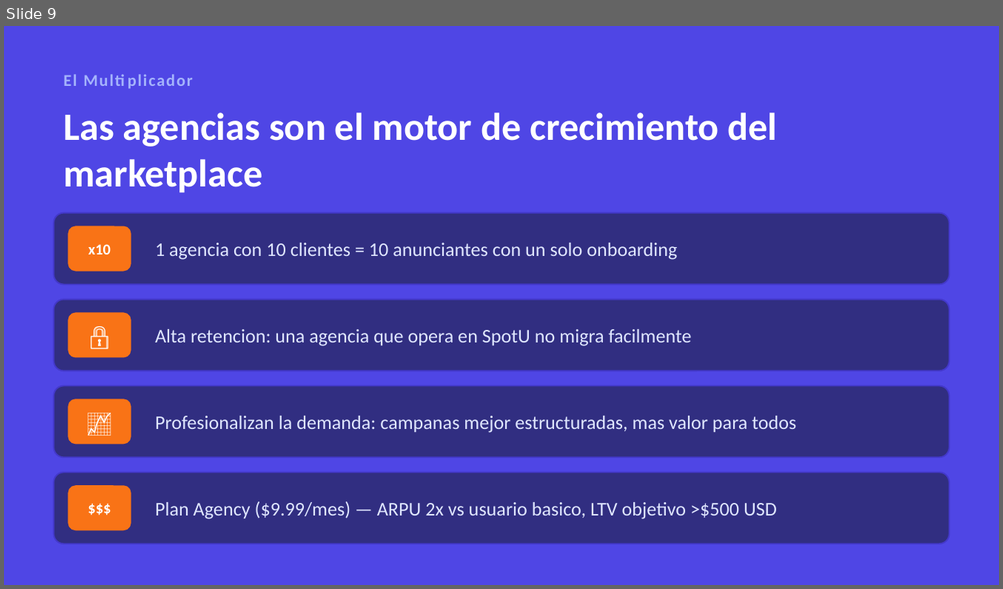
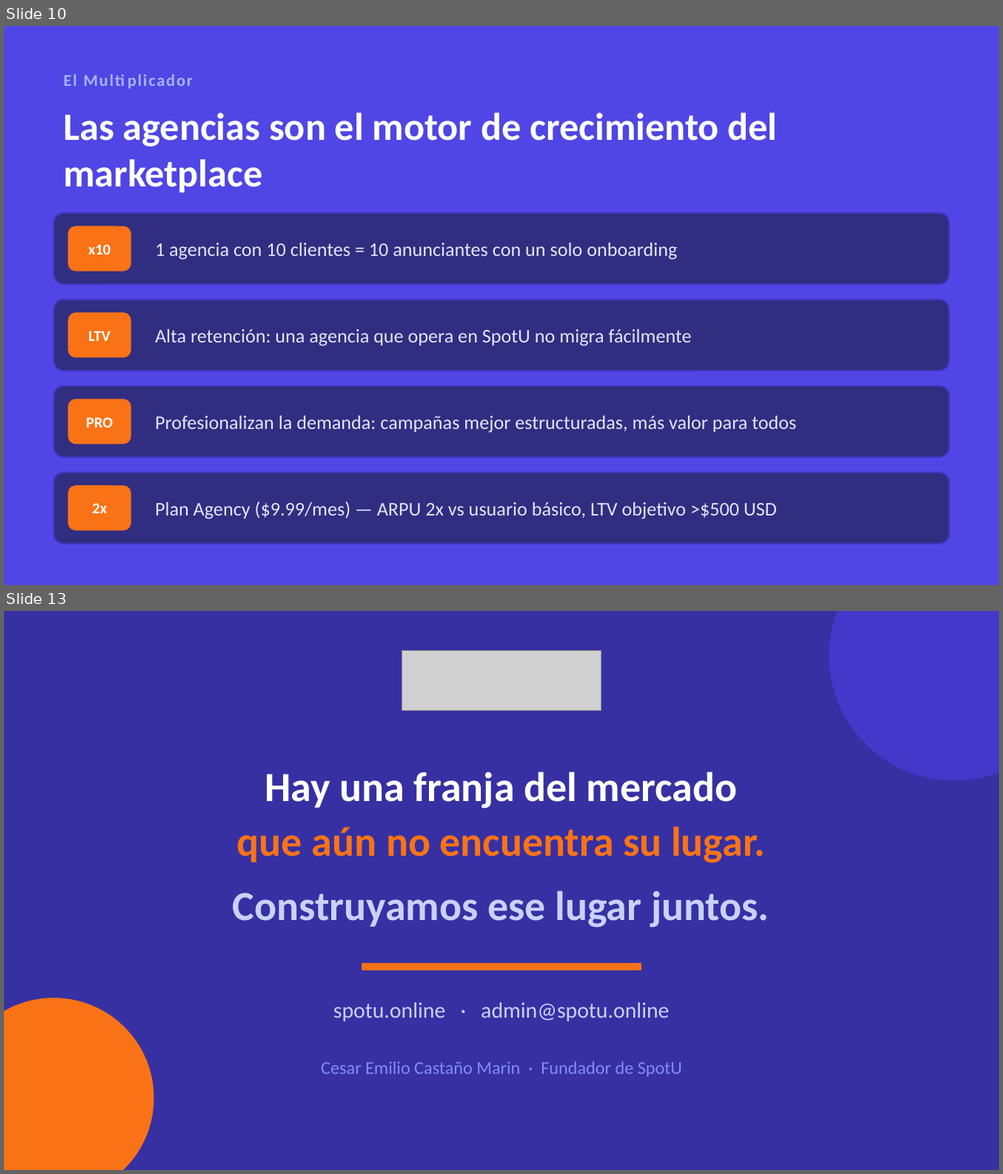
Before and after one commit to SpotU-online-org/spotu-webapp, a slide deck: docs/SpotU_Presentacion.pptx. Shown one above the other, each under a label of ours: slide 9 before the commit, slides 10 and 13 after it; the slides between them are not shown. The pictures are 1003x589 and 1003x1174 pixels, drawn with LibreOffice and Linux fonts; fonts in the diff are those of the drawing; grey boxes stand for pictures. Boxes give left, top, right and bottom in pixels: in the first picture for what was removed or moved away, otherwise in the second. Text is boxed around its words. In the diff, an @@ line names an element or a change of style, - is before the commit and + after.

```diff
--- a/docs/SpotU_Presentacion.pptx
+++ b/docs/SpotU_Presentacion.pptx
@@ slide 13 added at (x1=4, y1=611, x2=999, y2=1170), background #3730A3 @@
@@ ellipse added at (x1=830, y1=611, x2=999, y2=780), fill #4338CA, outline #4338CA 1 pt @@
@@ picture added at (x1=402, y1=651, x2=600, y2=710) @@
@@ text added at (x1=265, y1=772, x2=737, y2=809), 30 pt, text #FFFFFF, bold @@
+Hay una franja del mercado
@@ text added at (x1=237, y1=826, x2=765, y2=863), 30 pt, text #F97316, bold @@
+que aún no encuentra su lugar.
@@ text added at (x1=233, y1=891, x2=769, y2=928), 30 pt, text #C7D2FE, bold @@
+Construyamos ese lugar juntos.
@@ rectangle added at (x1=362, y1=964, x2=640, y2=970), fill #F97316, outline #F97316 1 pt @@
@@ ellipse added at (x1=4, y1=999, x2=153, y2=1170), fill #F97316, outline #F97316 1 pt @@
@@ text added at (x1=333, y1=1002, x2=669, y2=1022), 16 pt, text #C7D2FE @@
+spotu.online · admin@spotu.online
@@ text added at (x1=321, y1=1062, x2=682, y2=1077), 13 pt, text #818CF8 @@
+Cesar Emilio Castaño Marin · Fundador de SpotU
@@ what was slide 9 is now slide 10 @@
@@ slide 10 changed as well @@
@@ text at (x1=88, y1=331, x2=110, y2=341): text changed; size 18 to 11 pt @@
-🔒
+LTV
@@ text at (x1=155, y1=329, x2=691, y2=346): text changed @@
-Alta retencion: una agencia que opera en SpotU no migra facilmente
+Alta retención: una agencia que opera en SpotU no migra fácilmente
@@ text at (x1=86, y1=417, x2=113, y2=428): text changed; size 18 to 11 pt @@
-📈
+PRO
@@ text at (x1=155, y1=416, x2=796, y2=433): text changed @@
-Profesionalizan la demanda: campanas mejor estructuradas, mas valor para todos
+Profesionalizan la demanda: campañas mejor estructuradas, más valor para todos
@@ text at (x1=92, y1=503, x2=107, y2=514): text changed @@
-$$$
+2x
@@ text at (x1=155, y1=502, x2=777, y2=520): text changed @@
-Plan Agency ($9.99/mes) — ARPU 2x vs usuario basico, LTV objetivo >$500 USD
+Plan Agency ($9.99/mes) — ARPU 2x vs usuario básico, LTV objetivo >$500 USD
```
Also in this commit, not shown: 8 other slides changed, 3 other slides added, 3 slides removed, 13 other files.
